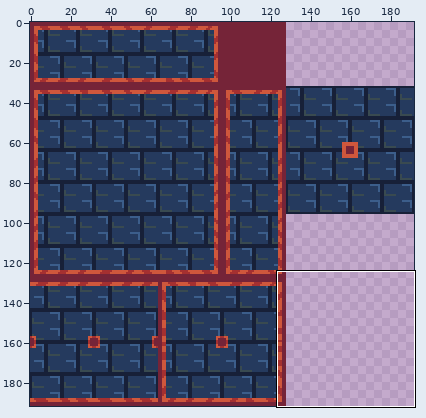
Sprite sheet: Assets/Sprites/Castle_Tileset.png. Above, an overview of the earlier version with the close-up marked.
Close-up. First the earlier version:
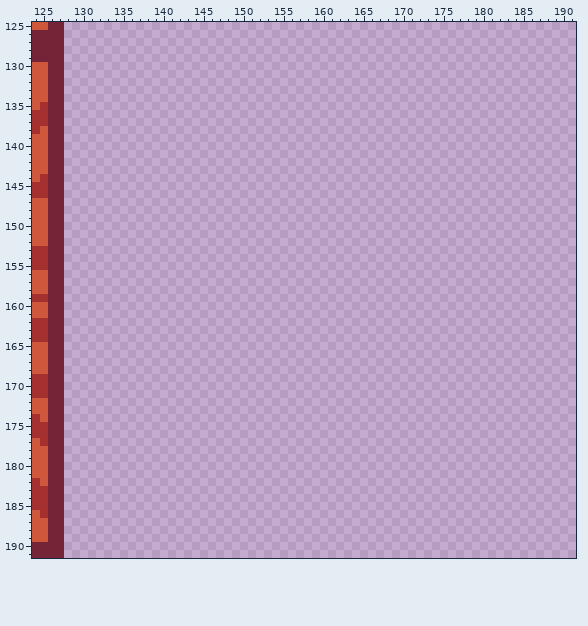
The file is 192x192 pixels. Shown: x 124..191, y 125..191. The commit also changed other parts of the picture, which this record leaves out.
The same view after the edit:
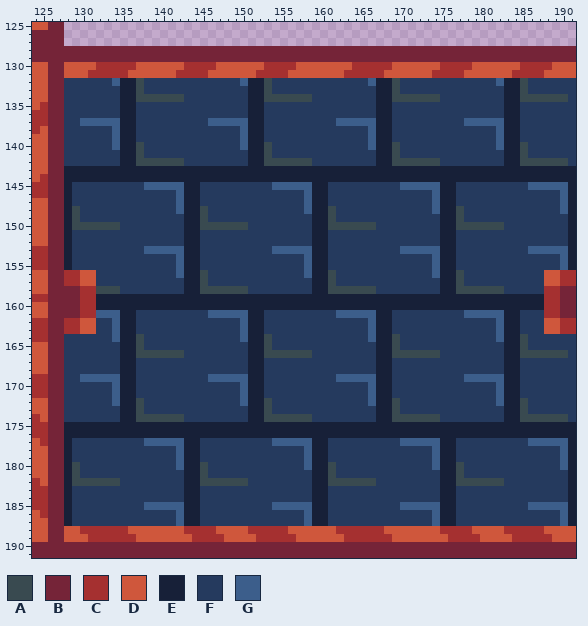
Palette (. is transparent): A #394a50  B #752438  C #a53030  D #cf573c  E #172038  F #253a5e  G #3c5e8b
From old to new:
Changed rows in their new state; - is an unchanged pixel.
first column x 128:
128 BBBBBBBBBBBBBBBBBBBBBBBBBBBBBBBBBBBBBBBBBBBBBBBBBBBBBBBBBBBBBBBB
129 BBBBBBBBBBBBBBBBBBBBBBBBBBBBBBBBBBBBBBBBBBBBBBBBBBBBBBBBBBBBBBBB
130 DDDDCCCCCDDDDDDCCCCDDDDDDCCCCDDDDDDDCCCCCDDDDDDCCCCDDDDDDCCCCDDD
131 DDDCCCCCDDDDDDCCCCDDDDDDCCCCDDDDDDDCCCCCDDDDDDCCCCDDDDDDCCCCDDDD
132 FFFFFFGEEAFFFFFFFFFFFFGEEAFFFFFFFFFFFFGEEAFFFFFFFFFFFFGEEAFFFFFF
133 FFFFFFFEEAFFFFFFFFFFFFFEEAFFFFFFFFFFFFFEEAFFFFFFFFFFFFFEEAFFFFFF
134 FFFFFFFEEAAAAAAFFFFFFFFEEAAAAAAFFFFFFFFEEAAAAAAFFFFFFFFEEAAAAAAF
135 FFFFFFFEEFFFFFFFFFFFFFFEEFFFFFFFFFFFFFFEEFFFFFFFFFFFFFFEEFFFFFFF
136 FFFFFFFEEFFFFFFFFFFFFFFEEFFFFFFFFFFFFFFEEFFFFFFFFFFFFFFEEFFFFFFF
137 FFGGGGGEEFFFFFFFFFGGGGGEEFFFFFFFFFGGGGGEEFFFFFFFFFGGGGGEEFFFFFFF
138 FFFFFFGEEFFFFFFFFFFFFFGEEFFFFFFFFFFFFFGEEFFFFFFFFFFFFFGEEFFFFFFF
139 FFFFFFGEEFFFFFFFFFFFFFGEEFFFFFFFFFFFFFGEEFFFFFFFFFFFFFGEEFFFFFFF
140 FFFFFFGEEAFFFFFFFFFFFFGEEAFFFFFFFFFFFFGEEAFFFFFFFFFFFFGEEAFFFFFF
141 FFFFFFFEEAFFFFFFFFFFFFFEEAFFFFFFFFFFFFFEEAFFFFFFFFFFFFFEEAFFFFFF
142 FFFFFFFEEAAAAAAFFFFFFFFEEAAAAAAFFFFFFFFEEAAAAAAFFFFFFFFEEAAAAAAF
143 EEEEEEEEEEEEEEEEEEEEEEEEEEEEEEEEEEEEEEEEEEEEEEEEEEEEEEEEEEEEEEEE
144 EEEEEEEEEEEEEEEEEEEEEEEEEEEEEEEEEEEEEEEEEEEEEEEEEEEEEEEEEEEEEEEE
145 EFFFFFFFFFGGGGGEEFFFFFFFFFGGGGGEEFFFFFFFFFGGGGGEEFFFFFFFFFGGGGGE
146 EFFFFFFFFFFFFFGEEFFFFFFFFFFFFFGEEFFFFFFFFFFFFFGEEFFFFFFFFFFFFFGE
147 EFFFFFFFFFFFFFGEEFFFFFFFFFFFFFGEEFFFFFFFFFFFFFGEEFFFFFFFFFFFFFGE
148 EAFFFFFFFFFFFFGEEAFFFFFFFFFFFFGEEAFFFFFFFFFFFFGEEAFFFFFFFFFFFFGE
149 EAFFFFFFFFFFFFFEEAFFFFFFFFFFFFFEEAFFFFFFFFFFFFFEEAFFFFFFFFFFFFFE
150 EAAAAAAFFFFFFFFEEAAAAAAFFFFFFFFEEAAAAAAFFFFFFFFEEAAAAAAFFFFFFFFE
151 EFFFFFFFFFFFFFFEEFFFFFFFFFFFFFFEEFFFFFFFFFFFFFFEEFFFFFFFFFFFFFFE
152 EFFFFFFFFFFFFFFEEFFFFFFFFFFFFFFEEFFFFFFFFFFFFFFEEFFFFFFFFFFFFFFE
153 EFFFFFFFFFGGGGGEEFFFFFFFFFGGGGGEEFFFFFFFFFGGGGGEEFFFFFFFFFGGGGGE
154 EFFFFFFFFFFFFFGEEFFFFFFFFFFFFFGEEFFFFFFFFFFFFFGEEFFFFFFFFFFFFFGE
155 EFFFFFFFFFFFFFGEEFFFFFFFFFFFFFGEEFFFFFFFFFFFFFGEEFFFFFFFFFFFFFGE
156 CCDDFFFFFFFFFFGEEAFFFFFFFFFFFFGEEAFFFFFFFFFFFFGEEAFFFFFFFFFFDDCC
157 CCDDFFFFFFFFFFFEEAFFFFFFFFFFFFFEEAFFFFFFFFFFFFFEEAFFFFFFFFFFDDCC
158 BBCCAAAFFFFFFFFEEAAAAAAFFFFFFFFEEAAAAAAFFFFFFFFEEAAAAAAFFFFFCCBB
159 BBCCEEEEEEEEEEEEEEEEEEEEEEEEEEEEEEEEEEEEEEEEEEEEEEEEEEEEEEEECCBB
160 BBCCEEEEEEEEEEEEEEEEEEEEEEEEEEEEEEEEEEEEEEEEEEEEEEEEEEEEEEEECCBB
161 BBCCGGGEEFFFFFFFFFGGGGGEEFFFFFFFFFGGGGGEEFFFFFFFFFGGGGGEEFFFCCBB
162 CCDDFFGEEFFFFFFFFFFFFFGEEFFFFFFFFFFFFFGEEFFFFFFFFFFFFFGEEFFFDDCC
163 CCDDFFGEEFFFFFFFFFFFFFGEEFFFFFFFFFFFFFGEEFFFFFFFFFFFFFGEEFFFDDCC
164 FFFFFFGEEAFFFFFFFFFFFFGEEAFFFFFFFFFFFFGEEAFFFFFFFFFFFFGEEAFFFFFF
165 FFFFFFFEEAFFFFFFFFFFFFFEEAFFFFFFFFFFFFFEEAFFFFFFFFFFFFFEEAFFFFFF
166 FFFFFFFEEAAAAAAFFFFFFFFEEAAAAAAFFFFFFFFEEAAAAAAFFFFFFFFEEAAAAAAF
167 FFFFFFFEEFFFFFFFFFFFFFFEEFFFFFFFFFFFFFFEEFFFFFFFFFFFFFFEEFFFFFFF
168 FFFFFFFEEFFFFFFFFFFFFFFEEFFFFFFFFFFFFFFEEFFFFFFFFFFFFFFEEFFFFFFF
169 FFGGGGGEEFFFFFFFFFGGGGGEEFFFFFFFFFGGGGGEEFFFFFFFFFGGGGGEEFFFFFFF
170 FFFFFFGEEFFFFFFFFFFFFFGEEFFFFFFFFFFFFFGEEFFFFFFFFFFFFFGEEFFFFFFF
171 FFFFFFGEEFFFFFFFFFFFFFGEEFFFFFFFFFFFFFGEEFFFFFFFFFFFFFGEEFFFFFFF
172 FFFFFFGEEAFFFFFFFFFFFFGEEAFFFFFFFFFFFFGEEAFFFFFFFFFFFFGEEAFFFFFF
173 FFFFFFFEEAFFFFFFFFFFFFFEEAFFFFFFFFFFFFFEEAFFFFFFFFFFFFFEEAFFFFFF
174 FFFFFFFEEAAAAAAFFFFFFFFEEAAAAAAFFFFFFFFEEAAAAAAFFFFFFFFEEAAAAAAF
175 EEEEEEEEEEEEEEEEEEEEEEEEEEEEEEEEEEEEEEEEEEEEEEEEEEEEEEEEEEEEEEEE
176 EEEEEEEEEEEEEEEEEEEEEEEEEEEEEEEEEEEEEEEEEEEEEEEEEEEEEEEEEEEEEEEE
177 EFFFFFFFFFGGGGGEEFFFFFFFFFGGGGGEEFFFFFFFFFGGGGGEEFFFFFFFFFGGGGGE
178 EFFFFFFFFFFFFFGEEFFFFFFFFFFFFFGEEFFFFFFFFFFFFFGEEFFFFFFFFFFFFFGE
179 EFFFFFFFFFFFFFGEEFFFFFFFFFFFFFGEEFFFFFFFFFFFFFGEEFFFFFFFFFFFFFGE
180 EAFFFFFFFFFFFFGEEAFFFFFFFFFFFFGEEAFFFFFFFFFFFFGEEAFFFFFFFFFFFFGE
181 EAFFFFFFFFFFFFFEEAFFFFFFFFFFFFFEEAFFFFFFFFFFFFFEEAFFFFFFFFFFFFFE
182 EAAAAAAFFFFFFFFEEAAAAAAFFFFFFFFEEAAAAAAFFFFFFFFEEAAAAAAFFFFFFFFE
183 EFFFFFFFFFFFFFFEEFFFFFFFFFFFFFFEEFFFFFFFFFFFFFFEEFFFFFFFFFFFFFFE
184 EFFFFFFFFFFFFFFEEFFFFFFFFFFFFFFEEFFFFFFFFFFFFFFEEFFFFFFFFFFFFFFE
185 EFFFFFFFFFGGGGGEEFFFFFFFFFGGGGGEEFFFFFFFFFGGGGGEEFFFFFFFFFGGGGGE
186 EFFFFFFFFFFFFFGEEFFFFFFFFFFFFFGEEFFFFFFFFFFFFFGEEFFFFFFFFFFFFFGE
187 EFFFFFFFFFFFFFGEEFFFFFFFFFFFFFGEEFFFFFFFFFFFFFGEEFFFFFFFFFFFFFGE
188 DDCCCCCCDDDDDDDCCCCDDDDCCCCCDDDDDDCCCCCCDDDDDDDCCCCDDDDCCCCCDDDD
189 DDDCCCCCCDDDDDDDCCCCDDDDCCCCCDDDDDDCCCCCCDDDDDDDCCCCDDDDCCCCCDDD
190 BBBBBBBBBBBBBBBBBBBBBBBBBBBBBBBBBBBBBBBBBBBBBBBBBBBBBBBBBBBBBBBB
191 BBBBBBBBBBBBBBBBBBBBBBBBBBBBBBBBBBBBBBBBBBBBBBBBBBBBBBBBBBBBBBBB
Changed places in both close-ups, as pixel boxes (x1, y1, x2, y2):
added: (64, 46, 576, 558)
